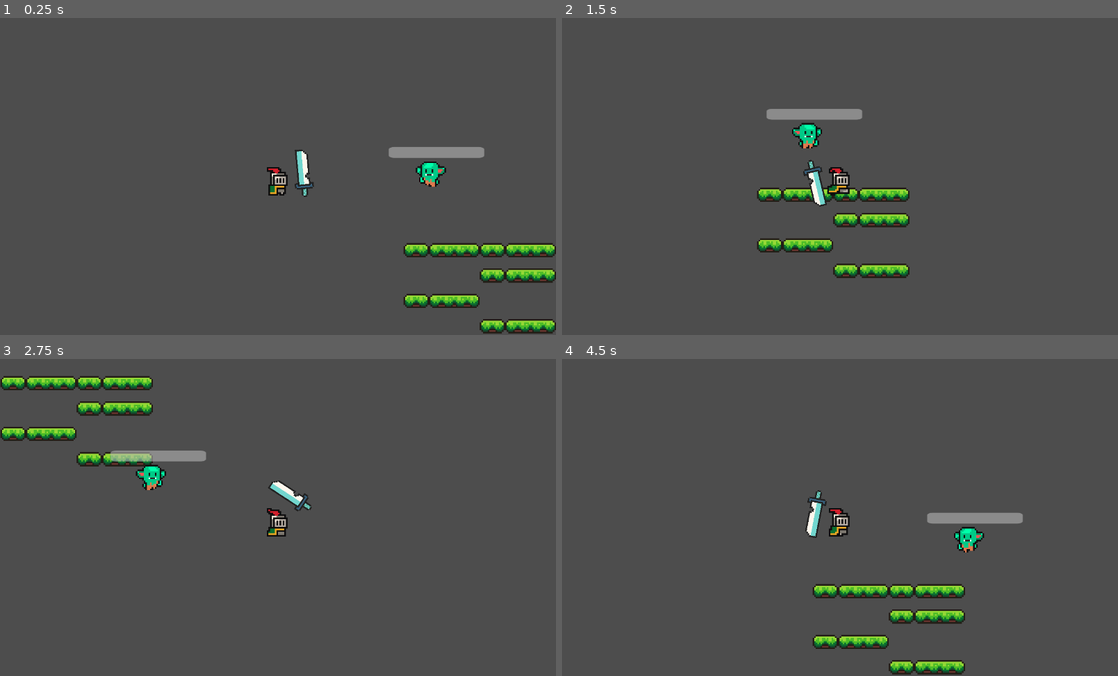
Above: before the commit, frames 1-4 (two rows, left to right).
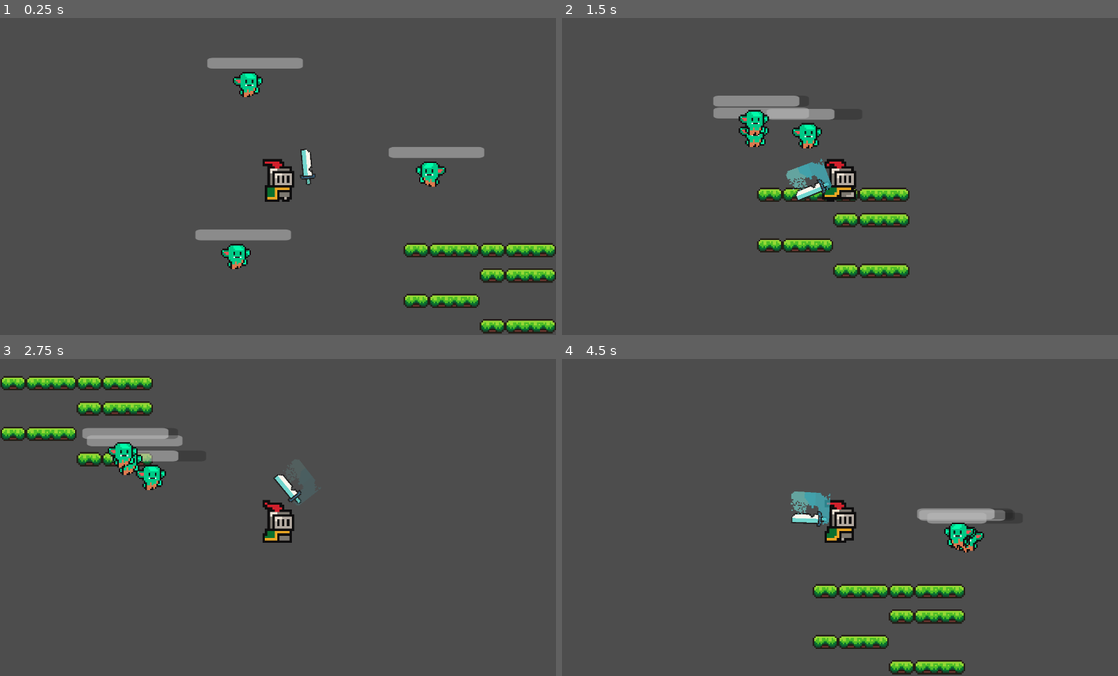
Above: after the commit, the same moments.

Repository: IAmRustee/Secrets-of-Harkanon-The-Silver-Moon-City
Game: Godot game, scene res://Scenes/world.tscn
Same seed, same stepped clock (60 frames per second), same inputs: the game is played once before the commit and once after it.
Inputs (mouse positions are in pixels of both pictures, inside the frame that each line leads up to):
- Up to frame 1 (0.25 s): no input
- Up to frame 2 (1.5 s): move the mouse to (962, 160) at 0.52 s; press the mouse at (962, 160) at 0.53 s; hold D (Move_right) 0.53-1.28 s; move the mouse to (728, 192) at 1.27 s; release the mouse at (728, 192) at 1.28 s; hold S (Move_down) from 1.28 s (still down); click (728, 192) at 1.35 s
- Up to frame 3 (2.75 s): move the mouse to (333, 447) at 2.02 s; release S (Move_down) at 2.03 s; press the mouse at (333, 447) at 2.03 s; hold D (Move_right) from 2.03 s (still down)
- Up to frame 4 (4.5 s): move the mouse to (812, 580) at 2.77 s; release D (Move_right) at 2.78 s; release the mouse at (812, 580) at 2.78 s; hold W (Move_up) 2.78-3.53 s; click (812, 580) at 2.85 s; move the mouse to (1006, 565) at 3.52 s; press the mouse at (1006, 565) at 3.53 s; hold A (Move_left) from 3.53 s (still down); move the mouse to (673, 469) at 4.27 s; release the mouse at (673, 469) at 4.28 s; click (673, 469) at 4.35 s

The runs differ from the first frame. In frame 1, 2.7% of the frame differs, in the area x 35-57%, y 12-80%; in frame 2, 2.8%, in the area x 27-54%, y 24-60%; in frame 3, 2.4%; in frame 4, 2.2%.

Commit message:
player can now move and attack at the same time
player can now move and attack at the same time

Diff:
--- a/Scenes/Goblins.tscn
+++ b/Scenes/Goblins.tscn
@@ -65,6 +65,15 @@
 "speed": 5.0
 }, {
 "frames": [{
+"duration": 1.0,
+"texture": SubResource("AtlasTexture_7o83m")
+}, {
+"duration": 1.0,
+"texture": SubResource("AtlasTexture_7o83m")
+}, {
+"duration": 1.0,
+"texture": SubResource("AtlasTexture_7o83m")
+}, {
 "duration": 1.0,
 "texture": SubResource("AtlasTexture_7o83m")
 }],
--- a/Scenes/Player.tscn
+++ b/Scenes/Player.tscn
@@ -458,6 +458,8 @@
 shape = SubResource("CircleShape2D_kyqiw")
 
 [node name="AnimatedSprite2D" type="AnimatedSprite2D" parent="." unique_id=113545724]
+position = Vector2(0.99999994, -2)
+scale = Vector2(1.5312501, 1.5)
 sprite_frames = SubResource("SpriteFrames_r7xxa")
 animation = &"Attack"
 frame_progress = 0.3759778
@@ -470,8 +472,9 @@
 script = ExtResource("4_5ixxa")
 
 [node name="Sprite2D" type="Sprite2D" parent="HandActor" unique_id=1083115551]
-position = Vector2(15.899994, -2.0469851)
+position = Vector2(18.289816, -5.958906)
 rotation = -0.08954861
+scale = Vector2(0.82936954, 0.769842)
 texture = ExtResource("5_nn08x")
 
 [node name="HitArea2D" type="Area2D" parent="HandActor/Sprite2D" unique_id=269599095]
--- a/Scenes/world.tscn
+++ b/Scenes/world.tscn
@@ -33,3 +33,9 @@
 
 [node name="Goblin" parent="." unique_id=346055443 instance=ExtResource("3_5a7ea")]
 position = Vector2(39, -28)
+
+[node name="Goblin2" parent="." unique_id=1322892465 instance=ExtResource("3_5a7ea")]
+position = Vector2(-117, 45)
+
+[node name="Goblin3" parent="." unique_id=600017076 instance=ExtResource("3_5a7ea")]
+position = Vector2(-106, -106)
--- a/Scripts/Goblin.gd
+++ b/Scripts/Goblin.gd
@@ -58,5 +58,4 @@
 	_hp_progress_bar.value = max(0, _hp_progress_bar.value - amount)
 	if _hp_progress_bar.value == 0:
 		queue_free()
-	$AnimatedSprite2D.play("hit")
 	print("Enemy hit!")
--- a/Scripts/Knight.gd
+++ b/Scripts/Knight.gd
@@ -12,35 +12,34 @@
 
 func Player_Movement(_delta):
 	velocity = Vector2.ZERO
+
+	# Movement
 	if Input.is_action_pressed("Move_right"):
-		velocity.x = SPEED
+		velocity.x += SPEED
+
+	if Input.is_action_pressed("Move_left"):
+		velocity.x -= SPEED
+
+	if Input.is_action_pressed("Move_down"):
+		velocity.y += SPEED
+
+	if Input.is_action_pressed("Move_up"):
+		velocity.y -= SPEED
+
+	# Movement animation
+	if velocity != Vector2.ZERO:
 		amimated_sprite.play("run")
-		$HandActor/Sprite2D/HitArea2D/Hitarea.disabled = true
+	else:
+		amimated_sprite.play("idle")
 
-	elif Input.is_action_pressed("Move_left"):
-		velocity.x = -SPEED
-		amimated_sprite.play("run")
-		$HandActor/Sprite2D/HitArea2D/Hitarea.disabled = true
-
-	elif Input.is_action_pressed("Move_down"):
-		velocity.y = SPEED
-		amimated_sprite.play("run")
-		$HandActor/Sprite2D/HitArea2D/Hitarea.disabled = true
-
-	elif Input.is_action_pressed("Move_up"):
-		velocity.y = -SPEED
-		amimated_sprite.play("run")
-		$HandActor/Sprite2D/HitArea2D/Hitarea.disabled = true
-
-	elif Input.is_action_pressed("Attack"):
+	# Attack
+	if Input.is_action_pressed("Attack"):
 		animation_player.play("SwordSlash")
 		sword_anim.play("swordSwing")
 		$HandActor/Sprite2D/HitArea2D/Hitarea.disabled = false
+	else:
+		$HandActor/Sprite2D/HitArea2D/Hitarea.disabled = true
 
-
-	else:
-			amimated_sprite.play("idle")
-			$HandActor/Sprite2D/HitArea2D/Hitarea.disabled = true
 
 	move_and_slide()
 
